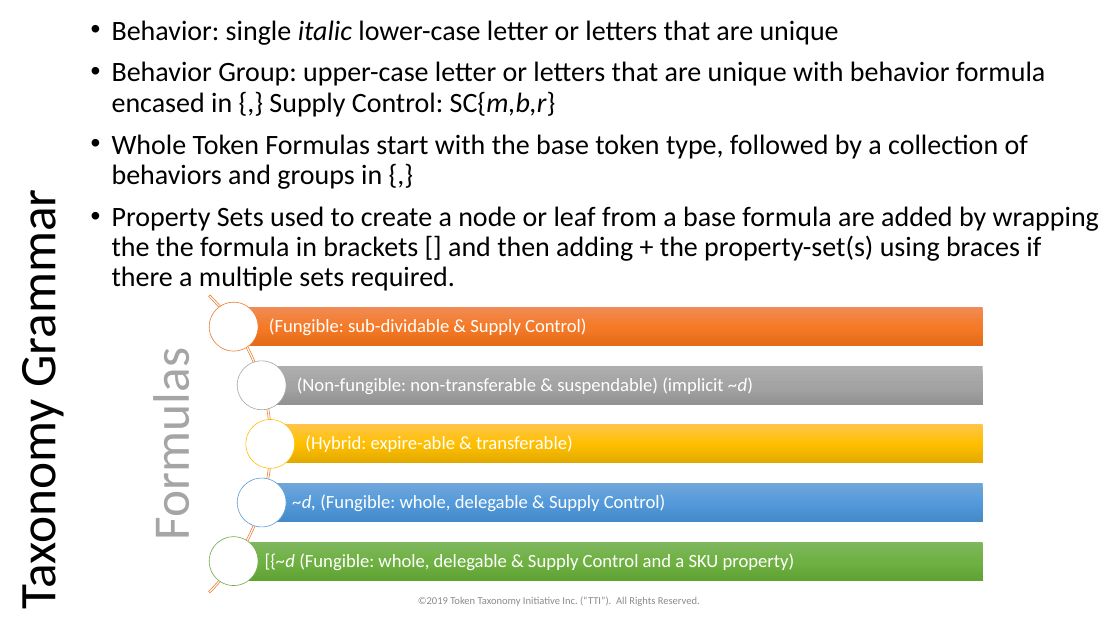
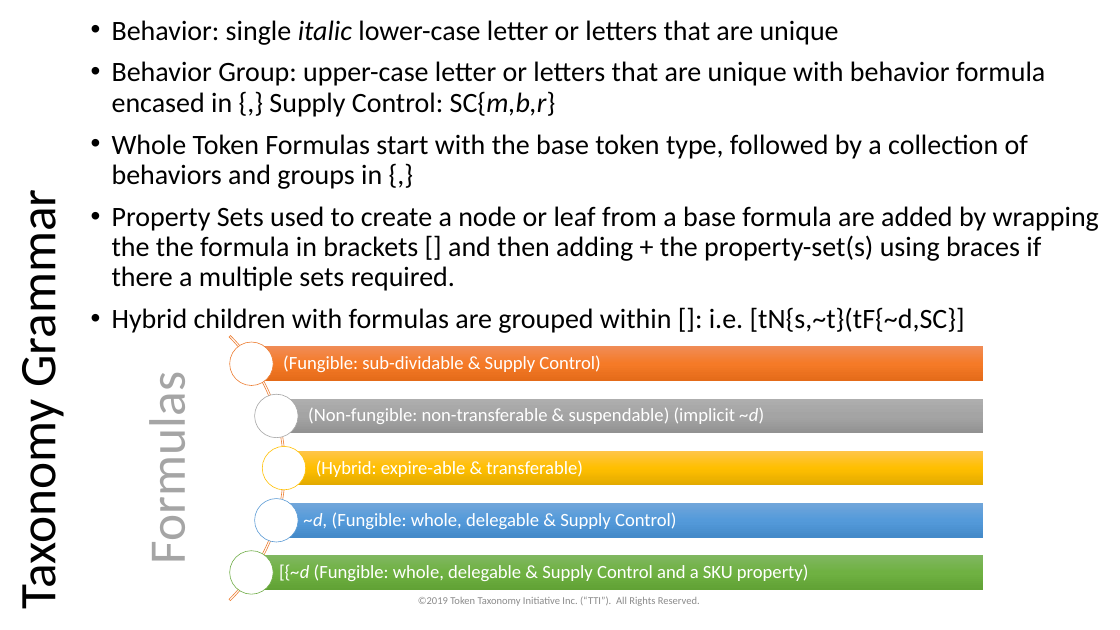
Before and after one commit to vipinsun/TokenTaxonomyFramework-pub, a slide deck: slide 21 of presentations/TTF-Presentation.pptx (slide 20 before the commit). Drawn at 1120x630 pixels with LibreOffice and Linux fonts; fonts in the diff are those of the drawing. Boxes give left, top, right and bottom in pixels: in the first picture for what was removed or moved away, otherwise in the second. Text is boxed around its words. In the diff, an @@ line names an element or a change of style, - is before the commit and + after.

```diff
--- a/presentations/TTF-Presentation.pptx
+++ b/presentations/TTF-Presentation.pptx
@@ arch (boxed as its full ring) resized from (x1=0, y1=234, x2=271, y2=630) to (x1=0, y1=281, x2=285, y2=630) @@
@@ text at (x1=112, y1=307, x2=965, y2=333): paragraph added @@
+• Hybrid children with formulas are grouped within []: i.e. [tN{s,~t}(tF{~d,SC}]
@@ ellipse resized from (x1=209, y1=302, x2=258, y2=351) to (x1=229, y1=342, x2=273, y2=386) @@
@@ text "(Fungible: sub-dividable & Supply Control)" moved from (x1=269, y1=318, x2=586, y2=335) to (x1=283, y1=355, x2=600, y2=372) @@
@@ rectangle resized from (x1=234, y1=308, x2=983, y2=347) to (x1=251, y1=346, x2=983, y2=381) @@
@@ text "Formulas" moved from (x1=140, y1=371, x2=203, y2=534) to (x1=136, y1=395, x2=199, y2=558) @@
@@ ellipse resized from (x1=237, y1=361, x2=286, y2=410) to (x1=255, y1=394, x2=298, y2=438) @@
@@ text "(Non-fungible: non-transferable & suspendable) (implicit ..." moved from (x1=297, y1=378, x2=753, y2=394) to (x1=308, y1=408, x2=765, y2=424) @@
@@ rectangle resized from (x1=262, y1=365, x2=983, y2=405) to (x1=276, y1=398, x2=983, y2=433) @@
@@ ellipse resized from (x1=246, y1=419, x2=295, y2=468) to (x1=262, y1=446, x2=306, y2=490) @@
@@ text "(Hybrid: expire-able & transferable)" moved from (x1=305, y1=435, x2=573, y2=452) to (x1=316, y1=460, x2=583, y2=477) @@
@@ rectangle resized from (x1=271, y1=424, x2=983, y2=464) to (x1=284, y1=451, x2=983, y2=486) @@
@@ ellipse resized from (x1=237, y1=478, x2=286, y2=527) to (x1=255, y1=498, x2=298, y2=542) @@
@@ text "~d, (Fungible: whole, delegable & ..." moved from (x1=293, y1=494, x2=665, y2=511) to (x1=304, y1=512, x2=676, y2=529) @@
@@ rectangle resized from (x1=262, y1=483, x2=983, y2=523) to (x1=276, y1=503, x2=983, y2=538) @@
@@ ellipse resized from (x1=209, y1=537, x2=258, y2=586) to (x1=229, y1=551, x2=273, y2=595) @@
@@ text "[{~d (Fungible: whole, delegable & ..." moved from (x1=265, y1=553, x2=795, y2=570) to (x1=279, y1=564, x2=809, y2=581) @@
@@ rectangle resized from (x1=234, y1=542, x2=983, y2=581) to (x1=251, y1=555, x2=983, y2=590) @@
```
Also in this commit, not shown: 4 other slides changed, 2 slides added, 20 other files.
